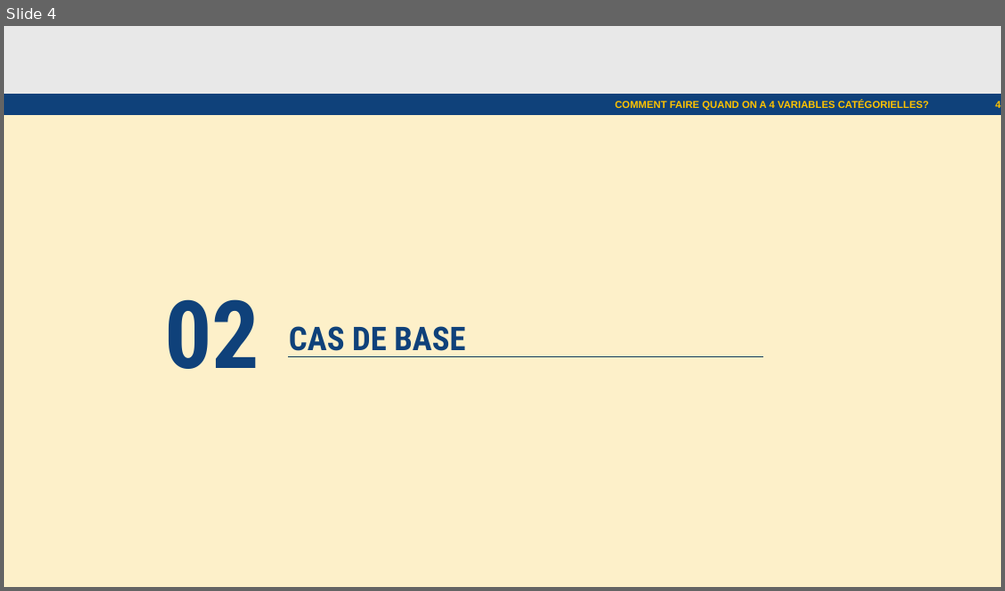
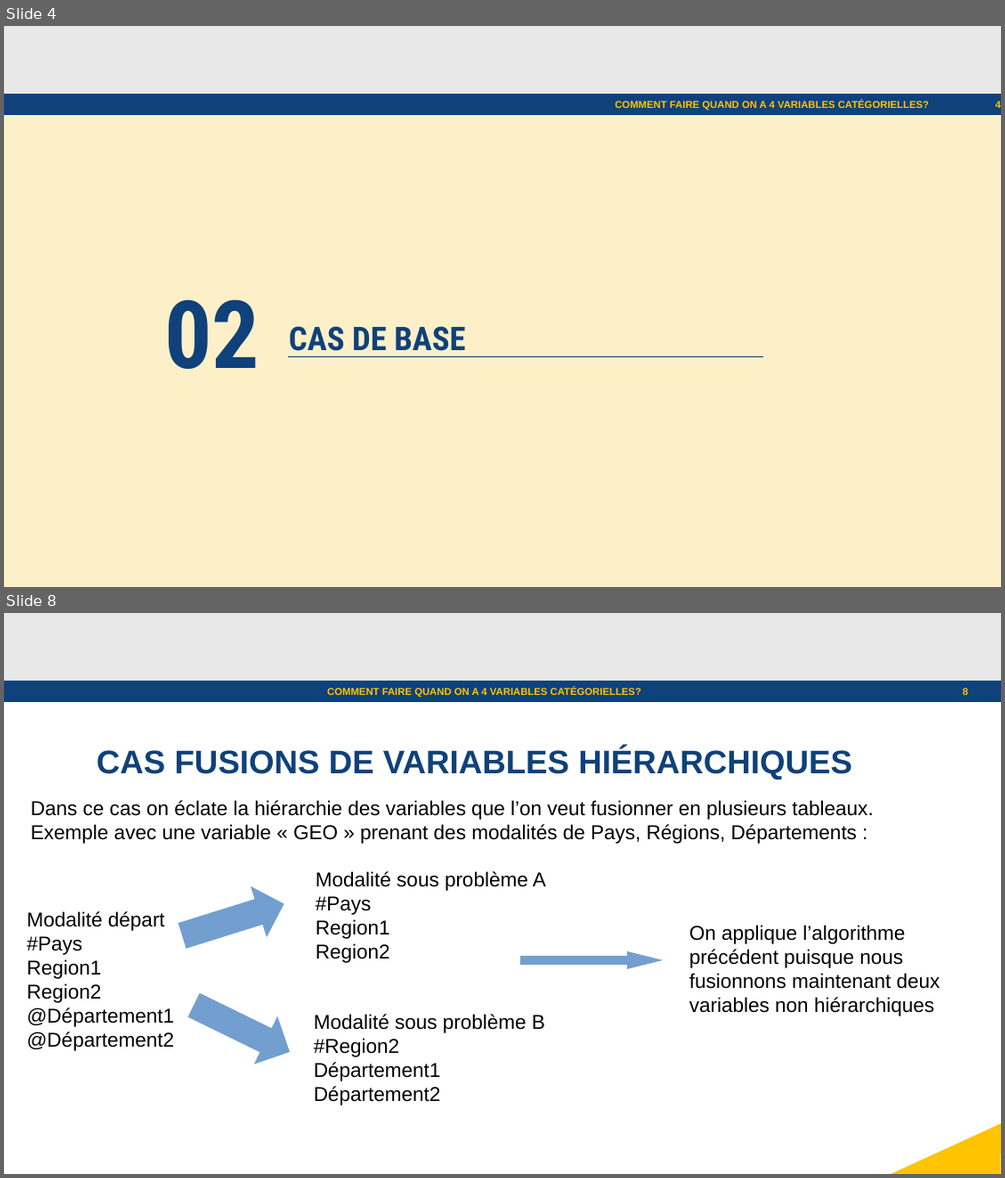
Before and after one commit to julienjamme/stage1A_2023, a slide deck: presentation_mi_parcours.odp. Shown one above the other, each under a label of ours: slide 4 before the commit, slides 4 and 8 after it; the slides between them are not shown. The pictures are 1005x591 and 1005x1178 pixels, drawn with LibreOffice and Linux fonts; fonts in the diff are those of the drawing; background and template pictures are left out. Boxes give left, top, right and bottom in pixels: in the first picture for what was removed or moved away, otherwise in the second. Text is boxed around its words. In the diff, an @@ line names an element or a change of style, - is before the commit and + after.

Commit message:
Mise à jour du diapo de présentation pour expliquer l'algorithme utilisé

```diff
--- a/presentation_mi_parcours.odp
+++ b/presentation_mi_parcours.odp
@@ slide 8 added at [4, 613, 1001, 1174], background #FFFFFF; not listed: 2 template elements that a slide beside it also shows @@
@@ text added at [327, 687, 641, 698], 8 pt, text #FFC300, bold @@
+COMMENT FAIRE QUAND ON A 4 VARIABLES CATÉGORIELLES?
@@ page number added at [963, 687, 968, 698], 8 pt, text #FFC300, bold @@
+8
@@ text added at [97, 748, 852, 780], 26 pt, text #0F417A, bold @@
+CAS FUSIONS DE VARIABLES HIÉRARCHIQUES
@@ text added at [31, 800, 873, 844], 16 pt, text #000000 @@
+Dans ce cas on éclate la hiérarchie des variables que l’on veut fusionner en plusieurs tableaux.
+Exemple avec une variable « GEO » prenant des modalités de Pays, Régions, Départements :
@@ right arrow added at [174, 879, 291, 962], fill #729FCF @@
@@ text added at [316, 871, 546, 963], 16 pt, text #000000 @@
+Modalité sous problème A
+#Pays
+Region1
+Region2
@@ text added at [27, 911, 174, 1051], 16 pt, text #000000 @@
+Modalité départ
+#Pays
+Region1
+Region2
+@Département1
+@Département2
@@ text added at [689, 925, 940, 1016], 16 pt, text #000000 @@
+On applique l’algorithme précédent puisque nous fusionnons maintenant deux variables non hiérarchiques
@@ right arrow added at [520, 951, 663, 969], fill #729FCF @@
@@ right arrow added at [182, 981, 301, 1076], fill #729FCF @@
@@ text added at [314, 1013, 545, 1105], 16 pt, text #000000 @@
+Modalité sous problème B
+#Region2
+Département1
+Département2
@@ right triangle added at [890, 1122, 1001, 1174], fill #FFC300 @@
```
Also in this commit, not shown: 3 slides changed, 3 other slides added.
